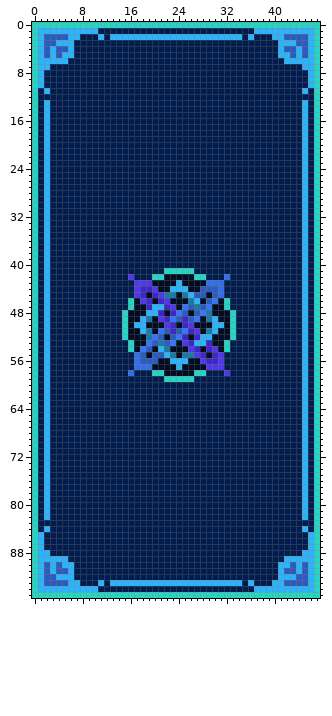
Pixel-art file: 2020/10-2020/card-back-i-guess.aseprite. Above: the version before the commit.
48x96 pixels, 1 frame.
New version:
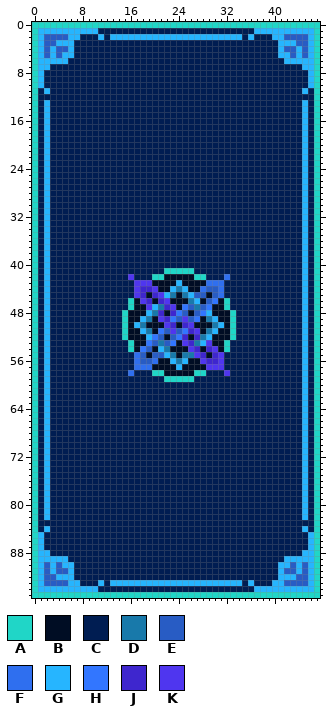
Palette (. is transparent): A #20d6c7  B #000d24  C #001d52  D #1879aa  E #285cc4  F #2f6fef  G #26b5ff  H #3276ff  J #3e26ce  K #4f36ef
Commit: Man, contrast has been really hard to nail on this thing..
Change:
Layer "symbol":
Colour G gives way to colour D in row 44 at x 24; in row 47 at x 21; in row 48 at x 20; in row 50 at x 18 and 30; in row 52 at x 28; in row 53 at x 27.
Colour G gives way to colour D in row 56 at x 24.
Colour E gives way to colour F in row 44 at x 28; in row 56 at x 20.
Colour D gives way to colour G in row 45 at x 22; in row 48 at x 29; in row 52 at x 19.
Colour J gives way to colour K in row 47 at x 19; in row 49 at x 25; in row 51 at x 23; in row 53 at x 29.
Where, in picture pixels (left, top, right, bottom), the same in both pictures:
changed: (140, 286, 218, 364)
